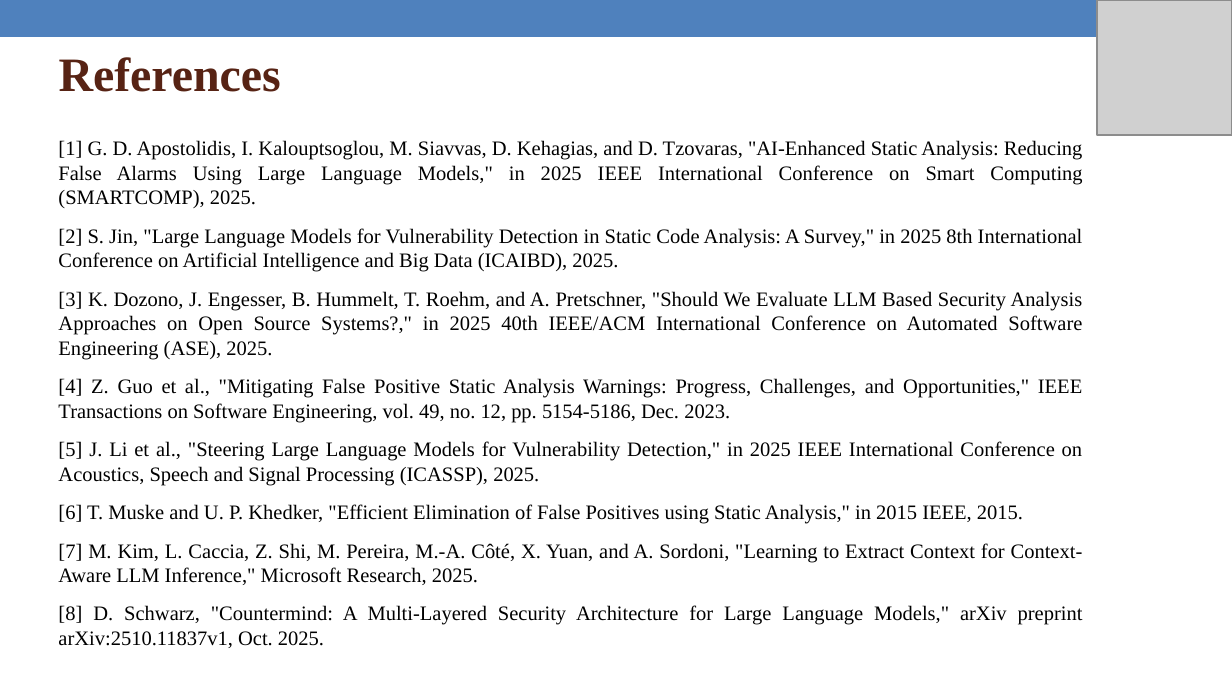
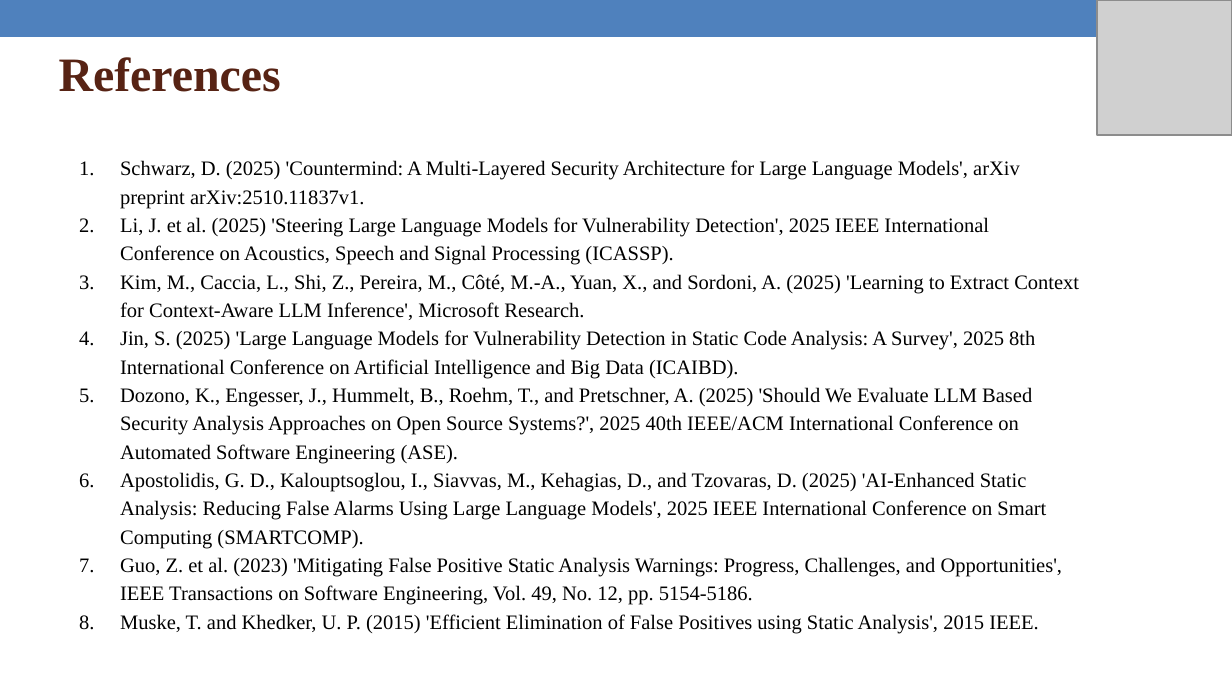
Before and after one commit to DinanathDash/CSE, a slide deck: slide 16 of SEM_8/FRP/FRP End Term.pptx. Drawn at 1232x693 pixels with LibreOffice and Linux fonts; fonts in the diff are those of the drawing; grey boxes stand for pictures. Boxes give left, top, right and bottom in pixels: in the first picture for what was removed or moved away, otherwise in the second. Text is boxed around its words. In the diff, an @@ line names an element or a change of style, - is before the commit and + after.

```diff
--- a/SEM_8/FRP/FRP End Term.pptx
+++ b/SEM_8/FRP/FRP End Term.pptx
@@ text at box(120, 160, 1079, 634): text changed @@
-[1] G. D. Apostolidis, I. Kalouptsoglou, M. Siavvas, D. Kehagias, and D. Tzovaras, "AI-Enhanced Static Analysis: Reducing False Alarms Using Large Language Models," in 2025 IEEE International Conference on Smart Computing (SMARTCOMP), 2025.
-[2] S. Jin, "Large Language Models for Vulnerability Detection in Static Code Analysis: A Survey," in 2025 8th International Conference on Artificial Intelligence and Big Data (ICAIBD), 2025.
-[3] K. Dozono, J. Engesser, B. Hummelt, T. Roehm, and A. Pretschner, "Should We Evaluate LLM Based Security Analysis Approaches on Open Source Systems?," in 2025 40th IEEE/ACM International Conference on Automated Software Engineering (ASE), 2025.
-[4] Z. Guo et al., "Mitigating False Positive Static Analysis Warnings: Progress, Challenges, and Opportunities," IEEE Transactions on Software Engineering, vol. 49, no. 12, pp. 5154-5186, Dec. 2023.
-[5] J. Li et al., "Steering Large Language Models for Vulnerability Detection," in 2025 IEEE International Conference on Acoustics, Speech and Signal Processing (ICASSP), 2025.
-[6] T. Muske and U. P. Khedker, "Efficient Elimination of False Positives using Static Analysis," in 2015 IEEE, 2015.
-[7] M. Kim, L. Caccia, Z. Shi, M. Pereira, M.-A. Côté, X. Yuan, and A. Sordoni, "Learning to Extract Context for Context-Aware LLM Inference," Microsoft Research, 2025.
-[8] D. Schwarz, "Countermind: A Multi-Layered Security Architecture for Large Language Models," arXiv preprint arXiv:2510.11837v1, Oct. 2025.
+1. Schwarz, D. (2025) 'Countermind: A Multi-Layered Security Architecture for Large Language Models', arXiv preprint arXiv:2510.11837v1.
+2. Li, J. et al. (2025) 'Steering Large Language Models for Vulnerability Detection', 2025 IEEE International Conference on Acoustics, Speech and Signal Processing (ICASSP).
+3. Kim, M., Caccia, L., Shi, Z., Pereira, M., Côté, M.-A., Yuan, X., and Sordoni, A. (2025) 'Learning to Extract Context for Context-Aware LLM Inference', Microsoft Research.
+4. Jin, S. (2025) 'Large Language Models for Vulnerability Detection in Static Code Analysis: A Survey', 2025 8th International Conference on Artificial Intelligence and Big Data (ICAIBD).
+5. Dozono, K., Engesser, J., Hummelt, B., Roehm, T., and Pretschner, A. (2025) 'Should We Evaluate LLM Based Security Analysis Approaches on Open Source Systems?', 2025 40th IEEE/ACM International Conference on Automated Software Engineering (ASE).
+6. Apostolidis, G. D., Kalouptsoglou, I., Siavvas, M., Kehagias, D., and Tzovaras, D. (2025) 'AI-Enhanced Static Analysis: Reducing False Alarms Using Large Language Models', 2025 IEEE International Conference on Smart Computing (SMARTCOMP).
+7. Guo, Z. et al. (2023) 'Mitigating False Positive Static Analysis Warnings: Progress, Challenges, and Opportunities', IEEE Transactions on Software Engineering, Vol. 49, No. 12, pp. 5154-5186.
+8. Muske, T. and Khedker, U. P. (2015) 'Efficient Elimination of False Positives using Static Analysis', 2015 IEEE.
```
Also in this commit, not shown: 2 other slides changed, 8 other files.
